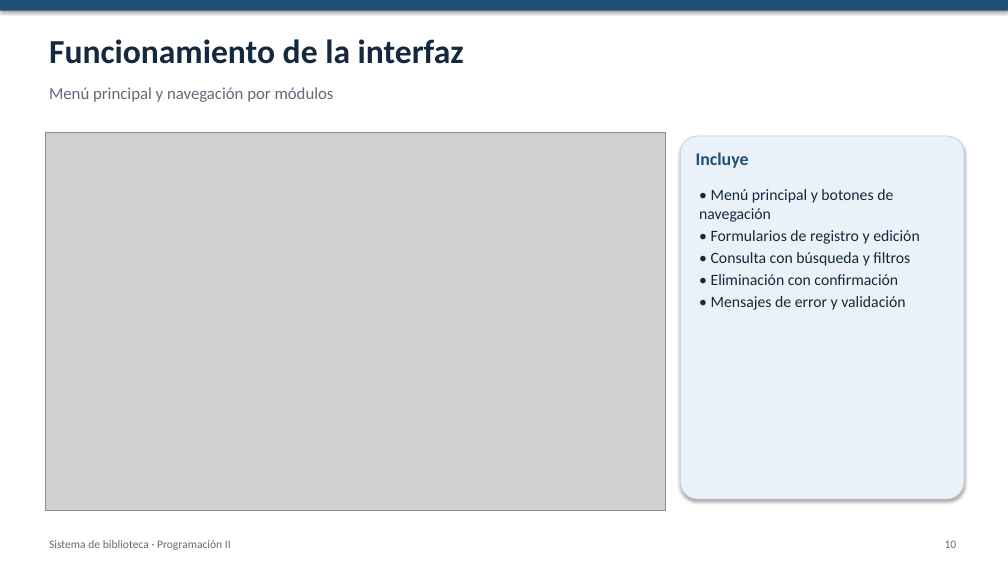
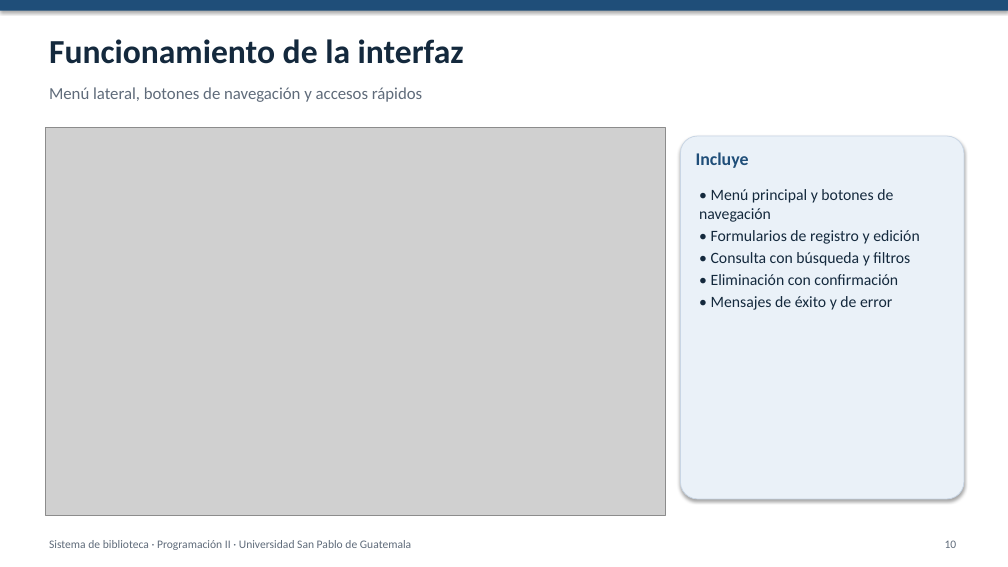
Before and after one commit to USPG-Angels-Workspace/sistema-biblioteca, a slide deck: slide 10 of docs/Presentacion.pptx. Drawn at 1008x567 pixels with LibreOffice and Linux fonts; fonts in the diff are those of the drawing; grey boxes stand for pictures. Boxes give left, top, right and bottom in pixels: in the first picture for what was removed or moved away, otherwise in the second. Text is boxed around its words. In the diff, an @@ line names an element or a change of style, - is before the commit and + after.

```diff
--- a/docs/Presentacion.pptx
+++ b/docs/Presentacion.pptx
@@ text at (49, 87, 422, 102): text changed @@
-Menú principal y navegación por módulos
+Menú lateral, botones de navegación y accesos rápidos
@@ picture: place and size @@
-picture at (45, 132, 665, 510)
+picture at (45, 128, 665, 515)
@@ text at (711, 296, 892, 310): text changed @@
-• Mensajes de error y validación
+• Mensajes de éxito y de error
@@ text at (49, 540, 411, 550): text changed @@
-Sistema de biblioteca · Programación II
+Sistema de biblioteca · Programación II · Universidad San Pablo de Guatemala
```
Also in this commit, not shown: 15 other slides changed, 2 slides added, 2 slides removed.
